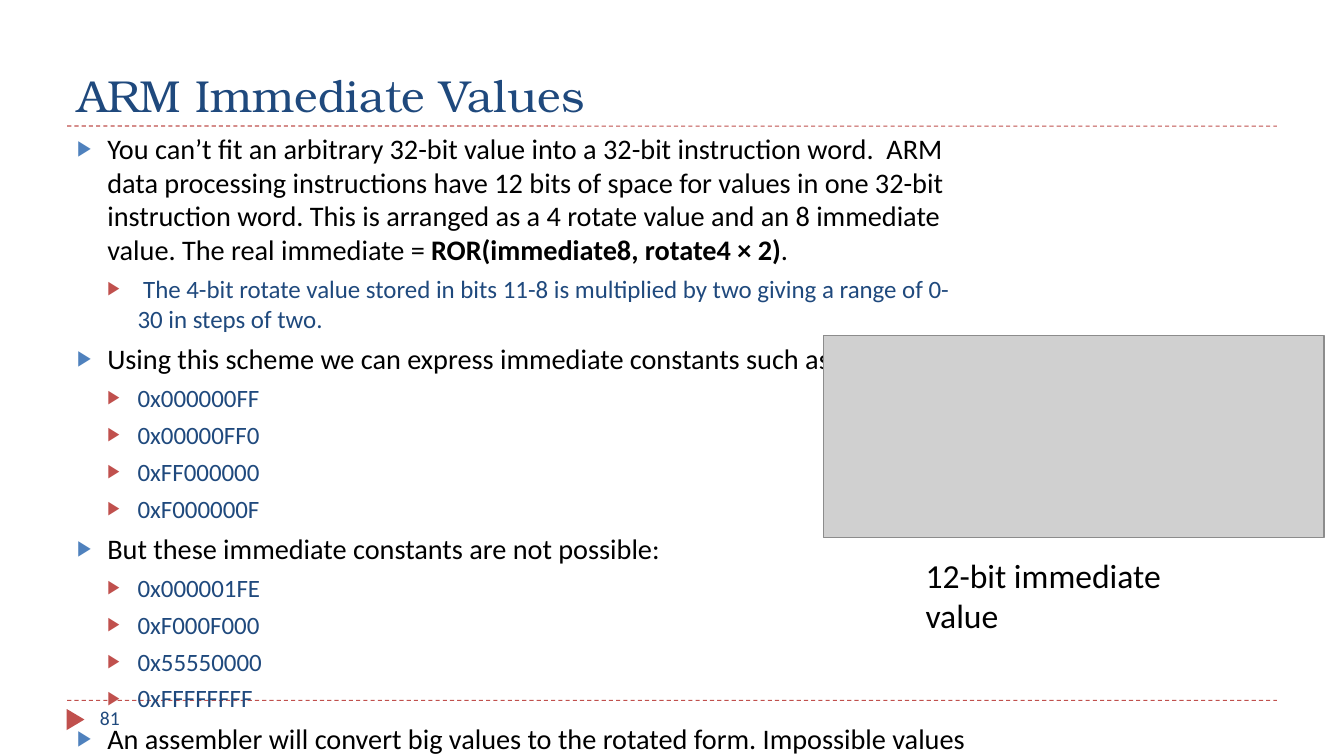
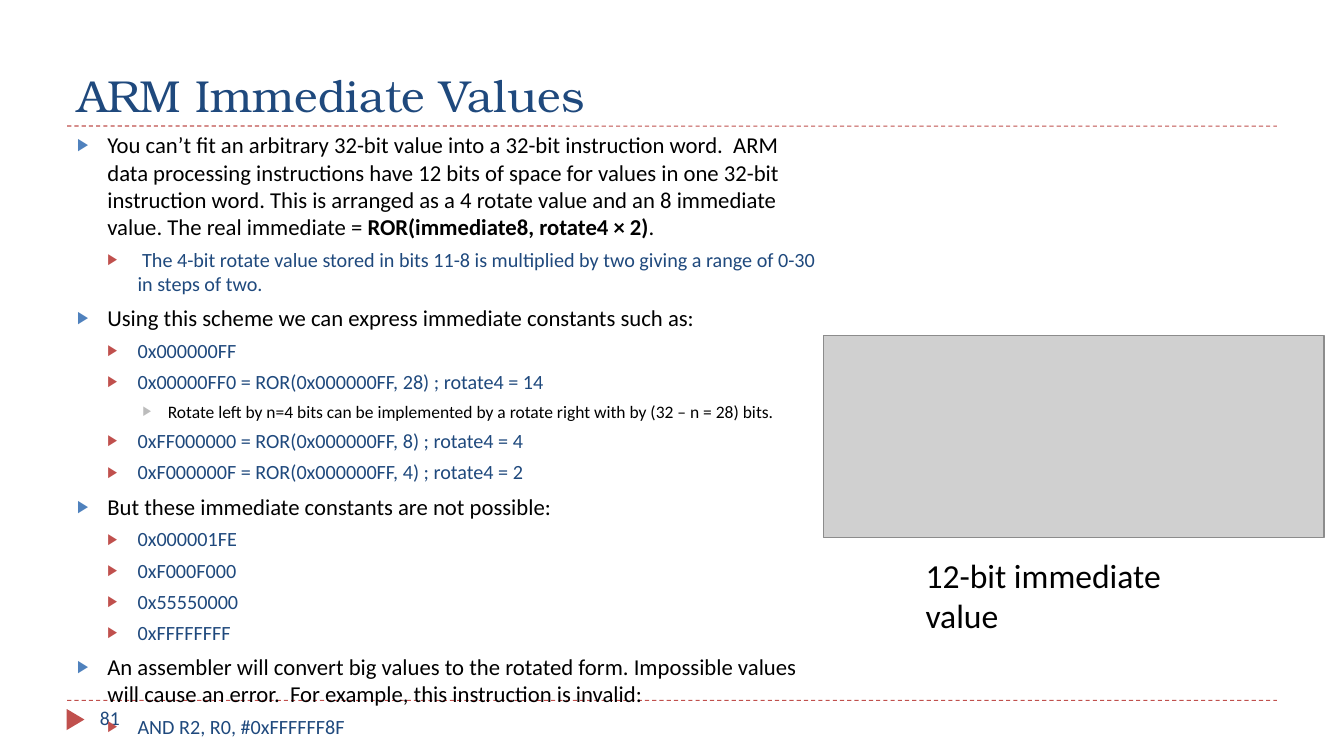
Before and after one commit to guhofstra/CSC111Sp26, a slide deck: slide 81 of PPTs/Ch4_ARM_Arithmetic_Logic.pptx. Drawn at 1344x756 pixels with LibreOffice and Linux fonts; fonts in the diff are those of the drawing; grey boxes stand for pictures. Boxes give left, top, right and bottom in pixels: in the first picture for what was removed or moved away, otherwise in the second. Text is boxed around its words. In the diff, an @@ line names an element or a change of style, - is before the commit and + after.

```diff
--- a/PPTs/Ch4_ARM_Arithmetic_Logic.pptx
+++ b/PPTs/Ch4_ARM_Arithmetic_Logic.pptx
@@ text at [107, 137, 815, 706]: size 20.1 to 16.2 pt in "You can’t fit an arbitrary 32-bit value ...", "Using this scheme we can express immediate ...", "But these immediate constants are not possible:", "An assembler will convert big values to ..."; size 17.8 to 14.4 pt in "The 4-bit rotate value stored in bits ...", "0x000000FF", "0x000001FE", "0xF000F000" and 3 more places @@
@@ text at [138, 374, 773, 482]: text changed; size 17.8 to 14.4 pt @@
-  ▶ 0x00000FF0
-  ▶ 0xFF000000
-  ▶ 0xF000000F
+  ▶ 0x00000FF0 = ROR(0x000000FF, 28) ; rotate4 = 14
+    ▶ Rotate left by n=4 bits can be implemented by a rotate right with by (32 – n = 28) bits.
+  ▶ 0xFF000000 = ROR(0x000000FF, 8) ; rotate4 = 4
+  ▶ 0xF000000F = ROR(0x000000FF, 4) ; rotate4 = 2
```
Also in this commit, not shown: 3 other slides changed, 5 other files.
